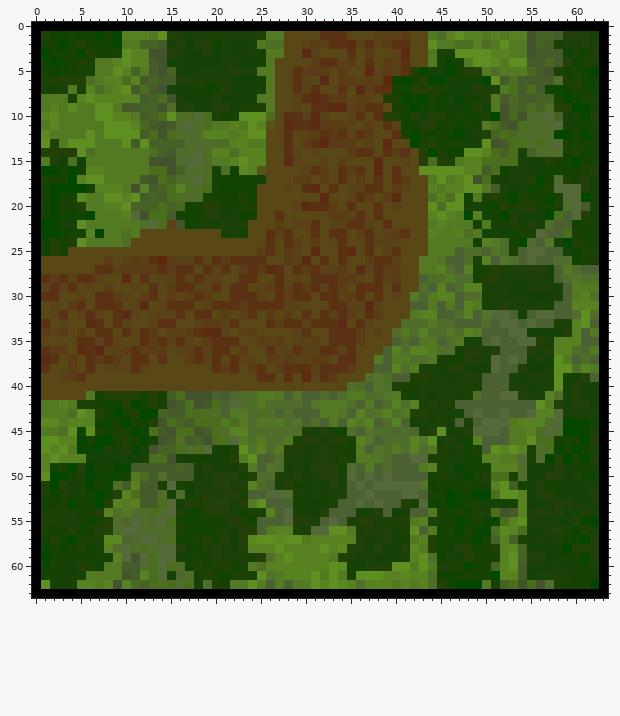
Two versions of one pixel-art sprite, Assets/Resources/Sprites/Tiles/ForestPath-Elbow-NWTile.png. Above, as it was before the edit.
The file is 64x64 pixels. Colours within 5 levels of each other are drawn and written as one.
The same view after the edit:
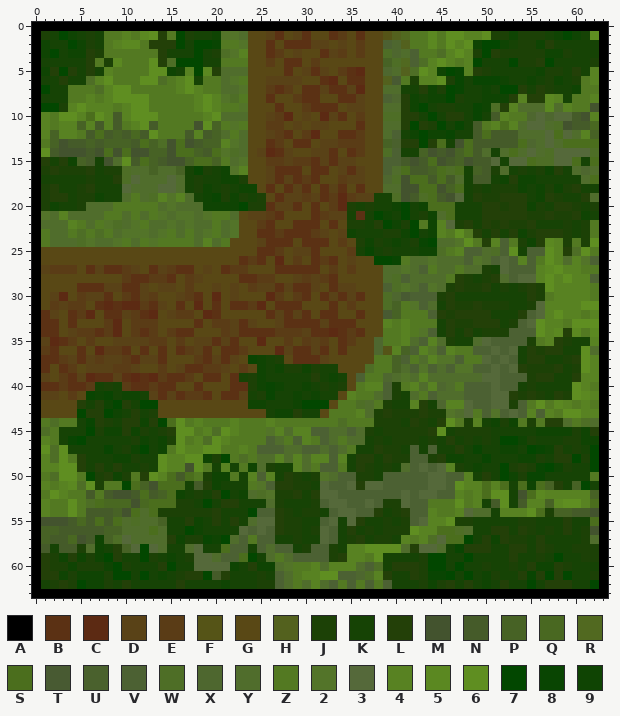
Palette (. is transparent): A #000000  B #5b3114  C #5c2a13  D #594217  E #5a3c16  F #555417  G #594815  H #53611e  J #1c4106  K #164305  L #234008  M #43532e  N #455b29  P #476225  Q #496821  R #516920  S #4b6e1d  T #485a32  U #4a612d  V #4c6133  W #4e6e26  X #4e672f  Y #506d2c  Z #537922  2 #537429  3 #55693a  4 #588222  5 #5b8821  6 #5f8e21  7 #024700  8 #094502  9 #0f4403
Change:
Changed rows in their new state; - is an unchanged pixel.
first column x 1:
 1 -K79KJKZZ-Z56LZ7JKK922YGGDB-DB-G-E-B-GFHRZZ5Z6---6JJ9JJJK979K6
 2 9-K79J-Z455ZLLL7-778ZZ2GGBGBBBD-GDGEGGVXHZZ5-6469779KJJ9L-KKKK
 3 97-99-JZZZZZZLKK-7KJW24GGBE-DGGBDEGEG-WXYVZ-W4-4J7LJJJJJ99JKKK
 4 KKK-KL-J5ZZZ6LW777--ZZZGGE-BB--GGGG-G-PWRVW464Z47KKK7JJL7KKKK-
 5 9L7L-LK4ZZZ-669K475LYYYGGG-BGDBD--BCGGXYHW649-84-JKKKKK9J-KLK4
 6 KK-KK-46ZZZ66WZ46KZZY2ZGGDDDDG-BCGBBGGHTZJ446J8-8889KK9KJ9K-Z4
 7 7-K-ZZ-46-ZZZZZ464ZZYY2GGEBEGB-DB-D-GGYYKK-9-78-K9K77LKLJKK9ZZ
 8 KKKZZ4Z-6666ZZZZZ4642WZGGB--E-BGGBBDG-VXL-K9-7J--999L4LL54KZZ4
 9 77J46444-466ZZZZZ464ZZ2GGGB-GE--BG-DGGYYL97-JJ-K8-WL4YYY5Y4ZZM
10 -Z664S-4N-666ZZZZZ46YYYGGDECGDGCDBGE-GWWL--7KLLK8KN4ZZX3X33NM4
11 4Z44P4N4NZ-6-ZZZZM6P-2-GGEEGDGDDGGGBG-YYL7-J7K8KN-4S4Y33-WMNNQ
12 4P44-NSNPNQ-6ZZZN4NPY-YGGDE-GECGG-BEG-YV-97-98K-NSNNN---3S3Y4P
13 ZPMNNPNPPP-S-WMSMNPP42YGGBEGBBGDD--EG-PULL7-S-MSNNN-N-XY3YSSSS
14 6NMMMNMSMSMMP-MSSPNS2-YGDCBDG--DB-BEG-WVKKPMNMPSNYKY-Y3-W3333W
15 LKL9PNKMY6NSPN-MPSSP-Y2GGEEDEEB-BDD--GVVNMN-MNPMNN3K33SWW33S-S
16 JLJJJLKJJWYYPYY-K8J-924GGDBBBG-B-DBD-GVYSNNPSWSKP-JYK--J-L-YXY
17 K--KKJKKLW3YYY3-KJK-9-JGGDBDB-BG-EDD-GXWMSSNSNYKNN-9L99KKKK-YS
18 JLKKJLKKK3YYY33YKJ9-JK-9-B-BD-GBDBGBGGYYMMSSMPSKJKJ-J9K--9JLK-
19 JLL-JJ9KKYZYW424-K98J9JKJ-BDDEDBECEDDKKWMNWSNM3KL-JLLL-9LJKKLY
20 J9K-JYYYZZZZZY2YYY99997-JBDDBG-G-CJKJKK97K9SSSKK-LLJL-9JKLLJKJ
21 2Y4YYYY--YZYZ2Y22Y2ZZYGDDE----BEDDK-K79K7KJ9YSKKKLLL-LJJLJJL9K
22 YYY4ZY-2WY2ZYY2Y2YYZY2G-EBG-BB--BGJJKL79J7Z9-3JL-LJLJJ--KKJKJZ
23 ZYYZWZW-Y222Y2ZYZY2ZY2G-B---BBEDGD9KKKJJ97K94-6ZL-LKL9JLLLJ-JZ
24 ZYYYW2YY2ZYZ2ZZZZY4YZ---D-B-GBBBGE-J9JK9KJ87YY26ZL4VZJ9L54JZJ6
25 GGG---------------------B-EG-DB--GEK8KJKKK99W-4VVYWV6KVV64LW6Z
26 -------G-GGGGGGGGG-GGG-E--CGEGBEBGD-G778ZYY2YYYV2Y-3V4VZ64-42V
27 DEEE-BD-B-DGBD----DG-E-GGG-B-B-GEGEGGGYY2YV-Y-ZYYJK3VVV45644ZZ
28 GGGGGGG--EB-EEBGEDGG----EEG--EDE-GGG-GYWVYY---LJ-J-YV33464644V
29 GGGGBBBDDBBDGDDGEGGD-DGE-D---BDG-DDGGGVW2YV2YJLJJLKJ-JL-64444-
30 GDC-EDD-GEBDE-GD--GC-DGGGCEGE---DBD--GWXTVVVJLKKK-K--KLJZ444-Z
31 -ED-E--C-CCEB-G-GCG-G-BECG-BB----GEGGGWPZ2-YKLJJL-JJKKJ3444-66
32 B-GBECGB-DEBCG-EEGCBG-GG-BDBD---BGGBGGTPZ-ZVLJLLLLKKKL--4644Z4
33 -BGB-GGECGEEEGG--BG-EDBD-GD--B-D-BBGG-4Z4ZZ-KLJJLLLKJ--644Z6-6
34 BBGD-E-ECGE---EBBGGGEDBBBBEEEDBBC-EB-GZZ4Z2VKLKLKJJJVVV645-5Z5
35 DCBEGEGG-DDD-EGEGDD-D---CGGEGEDEG-EG-XZZ4YV4YJK-Y3V--VJZ4LJKK4
36 EBG-BG-EEBGBGB-BEDBG-B---GC--B--GBG--XF-PV-2V4ZZVV3-3K-J-LKK6Y
37 B-EDBD-DDE-DD---GEBDBDG89KJGBBBD-GG---ZPVZ-422VZZ3V3VKLL-KJL64
38 --B--DD-EEDG-E-DBBEEDGEG9K9JJ9JKKGG-WZZP-V2VYV22VV--3-JJ-LKJ64
39 D-EBDCBBDBCBCEBBE-BB-BKJ9KKKKKLK9K-VZZXY2Y4YYYYYY33-VV-LLK-L44
40 BBEBBEKJKEBBEBB--B---BBJ989KK9KJKJGZ44V-Z4Y4XYZVV-3-VKJK-K-64Z
41 DD-E-898K99-DBDBEEBGBBDKJ8KK9K9KKG4-Z-VJ-YZVYYYVV-3-LJL-KLJ654
42 GGGGLKL-7-K77GGGGGGGGGG99KKK9777G-ZWYZJKK-LKX443--33J-Z--54Z4Z
43 GGGG7L-79--KJGGGGGGGGGGGGK99LKKG-ZZ--JLJJJ---2Y3Z-2V3-4V-Z6644
44 ZW-ZK8LJ-LL--7-6Z4ZZ-4-Z-4-ZZZZZ-WZZZJJJKL---6Z-4K9J9ZJZLLYZWY
45 W-KKK7--9L9JKJL66Z4W6-ZZZ24-44VVYYVYJKJJJJ----JJJJKKKKK9999J9L
46 4ZK8-KKKKKJ9-9J6Z4W64Z-Z-V--V4ZVYZYYKJKJJJKJ---JKJK779JKK-JJ99
47 -W-KKKK8-J97K9Z64466ZZ4ZVVVYYVVYVYZKKLJJKVKVK--K8KK99K789L-J-7
48 -W6ZL---99J-K644669J7ZWZYY4Y4Y44V4-LLKLJJVV-L99--8KKK99JK-L7J7
49 -466-KL-LKKJK644M6Z-4-Z9YJK-4YZVVZKLJKJKY-3V34J---K7JLJ879J--7
50 ZW66Z7JL-J-L64S-SZ-99Z-4V4KLJ--2YVVJJKV----33VV4--K79J88KK-KKZ
51 4Z45W6JZZ7SPMSSS-NL9KKKZ2-L-JJK3VV3L3-VVVVV33V644S-SKS9SPL-P7-
52 Z64ZZNZNMMNS-PS9K-KL7K9YW2JJL-L33V--V----V33VV4Z4S6-KMS544444P
53 4ZZ6ZWSQQQMQS-SJJK7K-LKKKYJK--JV33-V3VJJ3VVZZZ6Z4KN6-N44P5664S
54 4ZZ6ZNNNPMS--JJ-JJJ-KKK7VVLJKJJK-33VV-KJL--4ZZ43YYK44-6S-PPNNM
55 MMMNQNSNSYW-YPK-L9-LK-KY33LJJKK--K3-KK-KJV3446JJKKKKKJ-K--LKKS
56 PPNNNNNPPYY-S-KK7-KKK-3V3VLJ-KJ-VKLKJKJJ--44SSWYKKLLKLJ-JKLKJM
57 PNNQMN9PW3-YYYL-J-897YVZVVKKJKK3VKJ---J-4--W3SS7KL9LJ--L-K-KJY
58 N-NN-Y9KLP373YKKY3KKSVVKVYVVKJVVJK446666YL33Y-8-LLKKLL-LJ-KJJJ
59 LJ9L9J97LKK7JK9-J33YVVS7K-ZYVVVVJ-44Z6--KKJ77K-7K--KLKKJ-7-KJJ
60 LJJ9J-J97JKKKL7K-33339-L99Y2ZZ-Y444YVWKLLLJ77K7K-JKKJKL99LJ---
61 LL9J999J77K7K9-JLL7NLKKKJKVYZ-46-VVXW4LKKLJ887-7-9JKKL8L7L7--J
62 KJL-799JKLKKKKKLK-KK9KKKJJVY-Y4YVZVZVZVKKKJ9JLKLK9-LKK7KLLL-K-
